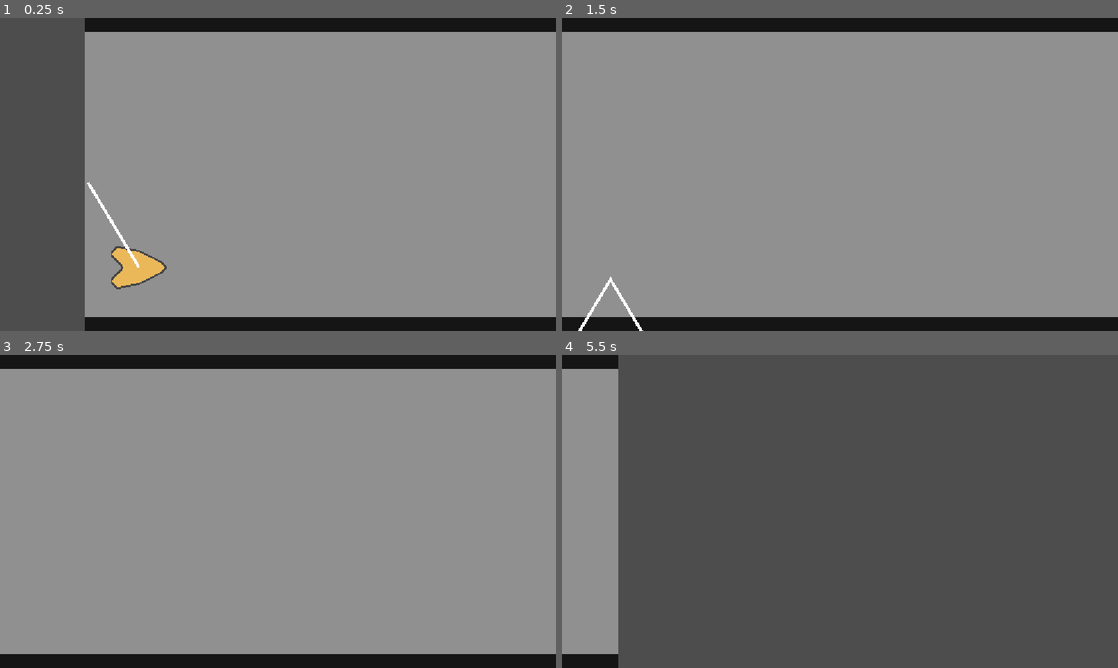
Above: before the commit, frames 1-4 (two rows, left to right).
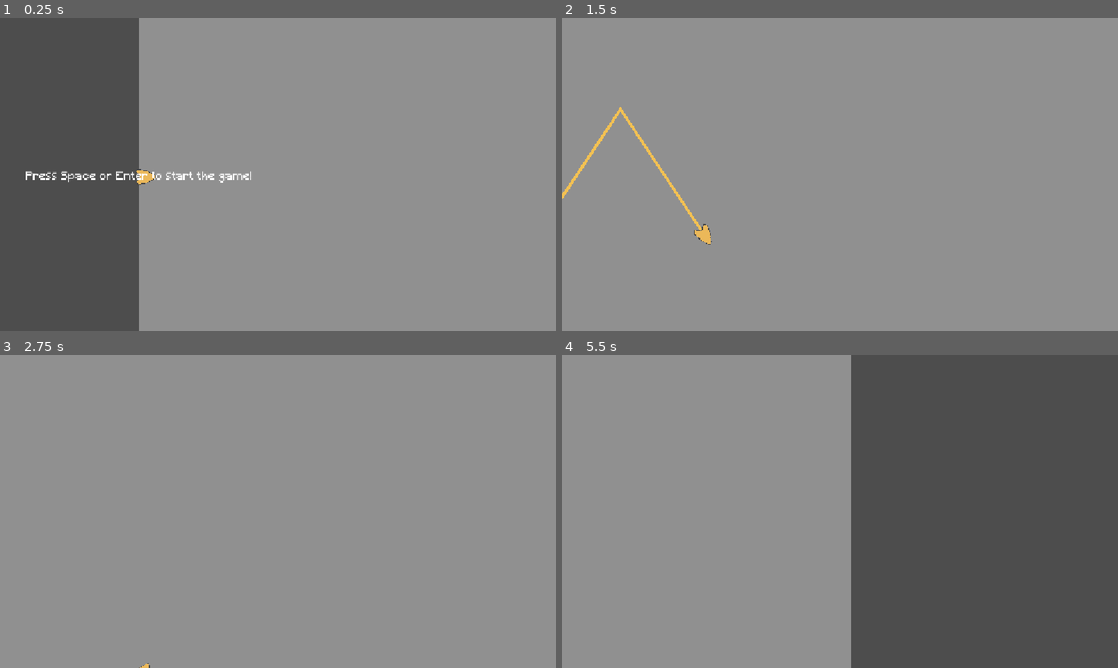
Above: after the commit, the same moments.

Repository: ArifD2286/Wave-Runner
Game: Godot game, scene res://game.tscn
Two runs of this game, one before a commit and one after it. Both use one fixed random seed, a clock stepped at 60 frames per second and the inputs below.
Inputs (mouse positions are in pixels of both pictures, inside the frame that each line leads up to):
- Up to frame 1 (0.25 s): no input
- Up to frame 2 (1.5 s): tap Space at 0.5 s; move the mouse to (962, 158) at 0.52 s; hold Right 0.53-1.25 s; tap Enter (ui_accept) at 0.6, 0.77, 1.07 s; click (962, 158) at 0.67 s; drag from (728, 190) to (812, 237) at 1.27 s
- Up to frame 3 (2.75 s): move the mouse to (333, 442) at 2.02 s; hold Right from 2.03 s (still down); tap Shift at 2.1 s; tap Enter (ui_accept) at 2.3 s
- Up to frame 4 (5.5 s): release Right at 2.75 s; tap Enter (ui_accept) at 2.75, 3.77, 3.8, 4.07, 5.3 s; drag from (812, 574) to (673, 464) at 2.77 s; move the mouse to (1006, 558) at 3.52 s; hold Left 3.53-4.25 s; tap 2 at 3.6 s; drag from (673, 464) to (756, 433) at 4.27 s; move the mouse to (867, 511) at 5.02 s; hold Down from 5.03 s (still down); tap K at 5.1 s; click (867, 511) at 5.17 s

The runs differ from the first frame. In frame 1, 17% of the frame differs, in the area x 4-100%, y 0-100%; in frame 2, 9.6%; in frame 3, 8.9%; in frame 4, 43%, in the area x 0-52%, y 0-100%.

Commit message:
Update 1.3 + 2.1
Changes:
- Added progress on player mechanics
- Added start game function

Diff:
--- /dev/null
+++ b/wave-runner/game.gd
@@ -0,0 +1,17 @@
+extends Node2D
+
+# The [game_playing] var will be referred to by other scripts
+
+
+@onready var start_label: Label = $CanvasLayer/Label
+var game_playing: bool = false
+
+
+func _physics_process(delta: float) -> void:
+	if not game_playing and Input.is_action_just_pressed("ui_accept"):
+		start_game()
+
+
+func start_game() -> void:
+	game_playing = true
+	start_label.hide()
--- a/wave-runner/game.tscn
+++ b/wave-runner/game.tscn
@@ -1,37 +1,30 @@
 [gd_scene format=3 uid="uid://4gyf8qemkfel"]
 
 [ext_resource type="Script" uid="uid://seqtgf1800ie" path="res://player.gd" id="1_80nbo"]
+[ext_resource type="Script" uid="uid://dtm8ruhupexmf" path="res://game.gd" id="1_fc0e3"]
 [ext_resource type="Texture2D" uid="uid://mkmy4ly64i62" path="res://assets/arrow head.png" id="3_fc0e3"]
 [ext_resource type="Script" uid="uid://c8hnlnfk34thb" path="res://trail.gd" id="3_feb5d"]
+[ext_resource type="FontFile" uid="uid://car0ocxpcxi3o" path="res://assets/Minecraft.ttf" id="5_7jktm"]
 
-[sub_resource type="RectangleShape2D" id="RectangleShape2D_80nbo"]
-size = Vector2(732, 549.9999)
+[sub_resource type="CapsuleShape2D" id="CapsuleShape2D_feb5d"]
+radius = 75.00012
+height = 209.99974
 
 [node name="Node2D" type="Node2D" unique_id=2034591133]
+script = ExtResource("1_fc0e3")
 
 [node name="ColorRect" type="ColorRect" parent="." unique_id=1452230354]
 offset_right = 2304.0
 offset_bottom = 648.0
 color = Color(0.5647059, 0.5647059, 0.5647059, 1)
 
-[node name="ColorRect2" type="ColorRect" parent="." unique_id=1739874786]
-offset_right = 2304.0
-offset_bottom = 29.0
-color = Color(0.08235294, 0.08235294, 0.08235294, 1)
-
-[node name="ColorRect3" type="ColorRect" parent="." unique_id=385647988]
-offset_top = 620.0
-offset_right = 2304.0
-offset_bottom = 649.0
-color = Color(0.08235294, 0.08235294, 0.08235294, 1)
-
 [node name="CharacterBody2D" type="CharacterBody2D" parent="." unique_id=1578341794]
 position = Vector2(0, 329)
 script = ExtResource("1_80nbo")
 
 [node name="Line2D" type="Line2D" parent="CharacterBody2D" unique_id=1571316021]
-position = Vector2(-56, 0)
 width = 6.0
+default_color = Color(0.95142287, 0.757711, 0.32305363, 1)
 script = ExtResource("3_feb5d")
 
 [node name="Camera2D" type="Camera2D" parent="CharacterBody2D" unique_id=1379785085]
@@ -40,10 +33,27 @@
 limit_bottom = 648
 
 [node name="CollisionShape2D" type="CollisionShape2D" parent="CharacterBody2D" unique_id=2010795601]
+position = Vector2(16, 0)
+rotation = -1.5708082
 scale = Vector2(0.2, 0.2)
-shape = SubResource("RectangleShape2D_80nbo")
+shape = SubResource("CapsuleShape2D_feb5d")
 
 [node name="Sprite2D" type="Sprite2D" parent="CharacterBody2D" unique_id=1697222114]
 texture_filter = 1
-scale = Vector2(2, 2)
+scale = Vector2(0.75, 0.75)
 texture = ExtResource("3_fc0e3")
+offset = Vector2(20, 0)
+
+[node name="tail" type="Marker2D" parent="CharacterBody2D/Sprite2D" unique_id=1737304701]
+
+[node name="CanvasLayer" type="CanvasLayer" parent="." unique_id=772752324]
+
+[node name="Label" type="Label" parent="CanvasLayer" unique_id=1292818224]
+texture_filter = 1
+offset_left = 53.0
+offset_top = 317.0
+offset_right = 523.0
+offset_bottom = 341.0
+theme_override_fonts/font = ExtResource("5_7jktm")
+theme_override_font_sizes/font_size = 24
+text = "Press Space or Enter to start the game!"
--- a/wave-runner/player.gd
+++ b/wave-runner/player.gd
@@ -1,17 +1,27 @@
 extends CharacterBody2D
 
-# Notes/revision: ["ui_accept"] is a built in action mapped to space and enter
+# Notes/revision:
+# ["ui_accept"] is a built in action mapped to space and enter
 
-
-
-@export var vertical_speed: float = 750.0
-@export var forward_speed: float = 450.0
+@onready var game = get_parent()
+@onready var sprite: Node2D = $Sprite2D
+@onready var hitbox: Node2D = $CollisionShape2D
+@export var vertical_speed: float = 600.0
+@export var forward_speed: float = 400.0
 var direction: int = 1
 
 
 func _physics_process(delta: float) -> void:
+	if not game.game_playing:
+	# [return] stops the function right there
+		return
 	if Input.is_action_just_pressed("ui_accept"):
 		direction = -direction
+
 	velocity.y = direction * vertical_speed
 	velocity.x = forward_speed
+
+	sprite.rotation = velocity.angle()
+	hitbox.rotation = velocity.angle()
+
 	move_and_slide()
--- a/wave-runner/trail.gd
+++ b/wave-runner/trail.gd
@@ -2,17 +2,17 @@
 
 
 @export var max_points: int = 60
-@onready var player: Node2D = get_parent()
+@onready var tail: Node2D = $"../Sprite2D/tail"
 
 
 func _ready() -> void:
-	# [top_leve] makes the whole trail drag along with the player
+	# [top_leve] stops the trail from moving along with the player so the old points stay put
 	top_level = true
 	global_position = Vector2.ZERO
 
 
 func _physics_process(delta: float) -> void:
-	add_point(player.global_position)
+	add_point(tail.global_position)
 	# [if] statement below makes sure that the length of the trail is limited
 	if get_point_count() > max_points:
 		# the line below removes the oldest point, [0] is the start of the line.
Binary file added: wave-runner/assets/Minecraft.ttf
Not shown, added: wave-runner/assets/Minecraft.ttf.import
Not shown, added: wave-runner/game.gd.uid
